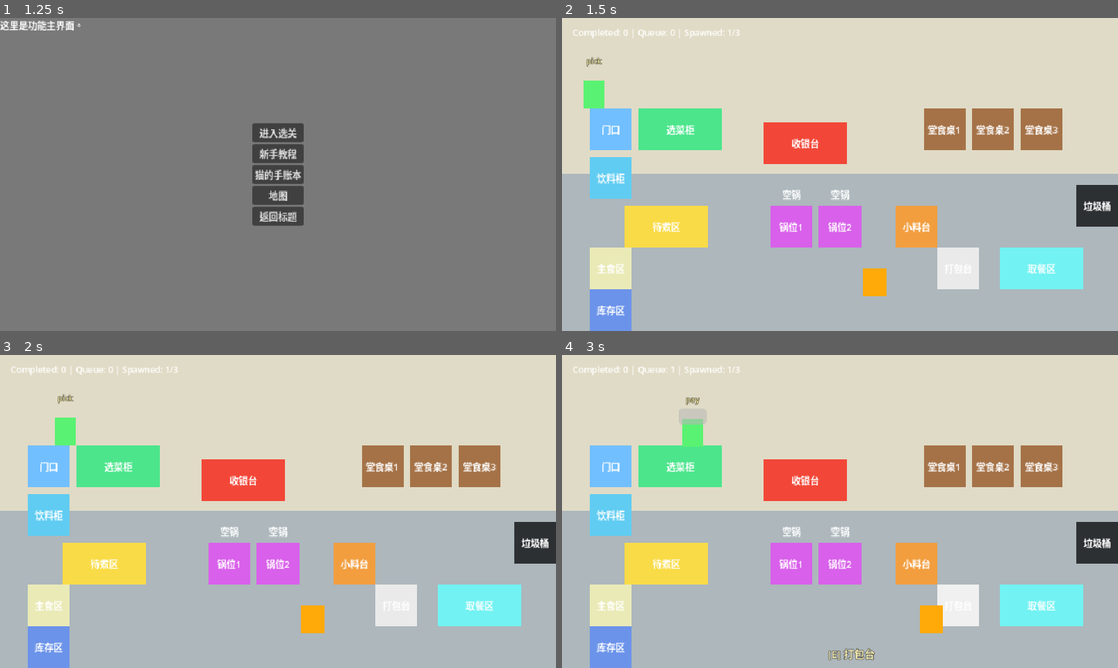
Above: before the commit, frames 1-4 (two rows, left to right).
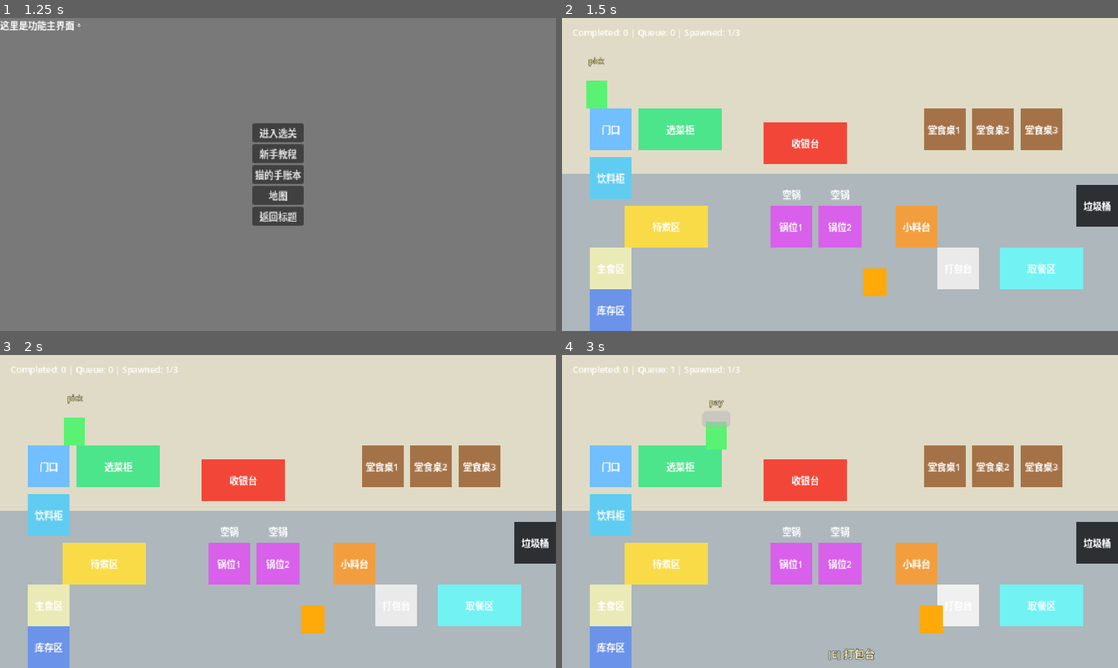
Above: after the commit, the same moments.

Repository: lcy2333orz-crypto/midemalatang
Game: Godot game, scene res://scenes/menus/title_menu.tscn
Two runs of this game, one before a commit and one after it. Both use one fixed random seed, a clock stepped at 60 frames per second and the inputs below.
Inputs (mouse positions are in pixels of both pictures, inside the frame that each line leads up to):
- Up to frame 1 (1.25 s): click "开始游戏" at 0.5 s
- Up to frame 2 (1.5 s): click "新手教程" at 1.25 s
- Up to frame 3 (2 s): no input
- Up to frame 4 (3 s): tap Enter at 2 s; move the mouse to (962, 495) at 2.02 s; hold Right (ui_right) 2.03-2.75 s; hold E (interact) 2.03-2.75 s; click (962, 495) at 2.17 s; drag from (728, 527) to (612, 467) at 2.77 s

Frame 1 is identical in both runs. In frame 2, 0.1% of the frame differs, in the area x 3-9%, y 12-29%; in frame 3, 0.4%; in frame 4, 0.8%, in the area x 21-30%, y 13-31%.

Commit message:
调整烹饪时间

Diff:
--- a/scenes/gameplay/restaurant/order_bowl.gd
+++ b/scenes/gameplay/restaurant/order_bowl.gd
@@ -27,10 +27,10 @@
 var sauces: Array[String] = []
 var is_empty_holder: bool = false
 var cook_time: float = 0.0
-var ingredient_time_required: float = 4.0
-var ready_window_seconds: float = 3.0
-var staple_perfect_time: float = 4.0
-var staple_overcook_time: float = 7.0
+var ingredient_time_required: float = 8.0
+var ready_window_seconds: float = 6.0
+var staple_perfect_time: float = 8.0
+var staple_overcook_time: float = 14.0
 var order_patience_max: float = 100.0
 var order_patience_current: float = 100.0
 
@@ -106,7 +106,7 @@
 func update_order_patience(delta: float) -> void:
 	if order_id <= 0 or status == STATUS_DONE:
 		return
-	order_patience_current = max(order_patience_current - delta * 3.0, 0.0)
+	order_patience_current = max(order_patience_current - delta * 1.25, 0.0)
 
 
 func get_order_patience_ratio() -> float:
--- a/scenes/gameplay/restaurant/restaurant_customer.gd
+++ b/scenes/gameplay/restaurant/restaurant_customer.gd
@@ -13,7 +13,7 @@
 	LEAVING
 }
 
-@export var move_speed: float = 115.0
+@export var move_speed: float = 140.0
 
 var manager: Node = null
 var current_state: CustomerState = CustomerState.ENTERING
@@ -175,7 +175,7 @@
 
 func _update_queue_patience(delta: float) -> void:
 	if current_state == CustomerState.QUEUEING or current_state == CustomerState.AT_COUNTER:
-		queue_patience_current = max(queue_patience_current - delta * 5.0, 0.0)
+		queue_patience_current = max(queue_patience_current - delta * 2.0, 0.0)
 	if patience_bar != null:
 		patience_bar.value = queue_patience_current
 	_update_patience_bar_visibility()
--- a/scenes/gameplay/restaurant/restaurant_game_manager.gd
+++ b/scenes/gameplay/restaurant/restaurant_game_manager.gd
@@ -340,7 +340,7 @@
 	if not bool(cooker_1.holder_bowl.is_empty_holder):
 		return false
 
-	cooker_1.active_bowl.update_cooking(4.2)
+	cooker_1.active_bowl.update_cooking(8.2)
 	if cooker_1.active_bowl.status != OrderBowl.STATUS_COOKED:
 		return false
 	interact_cooker(cooker_1)
--- a/tools/restaurant_smoke_test.gd
+++ b/tools/restaurant_smoke_test.gd
@@ -186,7 +186,7 @@
 		scene.queue_free()
 		return
 
-	manager.cooker_1.active_bowl.update_cooking(7.2)
+	manager.cooker_1.active_bowl.update_cooking(14.2)
 	if not manager.cooker_1.active_bowl.is_overcooked():
 		_fail("overcooked trash", "order did not overcook")
 		scene.queue_free()
@@ -234,8 +234,8 @@
 	bowl_2.setup_order(302, {"spinach": 1}, "noodle", "hot", "takeout", 0)
 	manager.cooker_1.add_bowl(bowl_1)
 	manager.cooker_2.add_bowl(bowl_2)
-	manager.cooker_1.active_bowl.update_cooking(7.2)
-	manager.cooker_2.active_bowl.update_cooking(7.2)
+	manager.cooker_1.active_bowl.update_cooking(14.2)
+	manager.cooker_2.active_bowl.update_cooking(14.2)
 	manager.interact_cooker(manager.cooker_2)
 	if manager.held_dirty_cooker != manager.cooker_2:
 		_fail("overcooked trash", "player should hold the overcooked cooker they interacted with")
@@ -313,17 +313,17 @@
 		_fail("staple timing", "new staple should start raw")
 		return
 
-	bowl.update_cooking(3.2)
+	bowl.update_cooking(7.2)
 	if bowl.staple_state != OrderBowl.STAPLE_RAW:
 		_fail("staple timing", "staple should still be raw before the cooking time")
 		return
 
 	bowl.update_cooking(1.0)
 	if bowl.status != OrderBowl.STATUS_COOKED or bowl.staple_state != OrderBowl.STAPLE_PERFECT:
-		_fail("staple timing", "staple should be cooked after four seconds")
-		return
-
-	bowl.update_cooking(3.1)
+		_fail("staple timing", "staple should be cooked after eight seconds")
+		return
+
+	bowl.update_cooking(6.1)
 	if not bowl.is_overcooked():
 		_fail("staple timing", "staple should overcook after the ready window")
 		return
Not shown, changed: README.md
Not shown, changed: TODO.md
